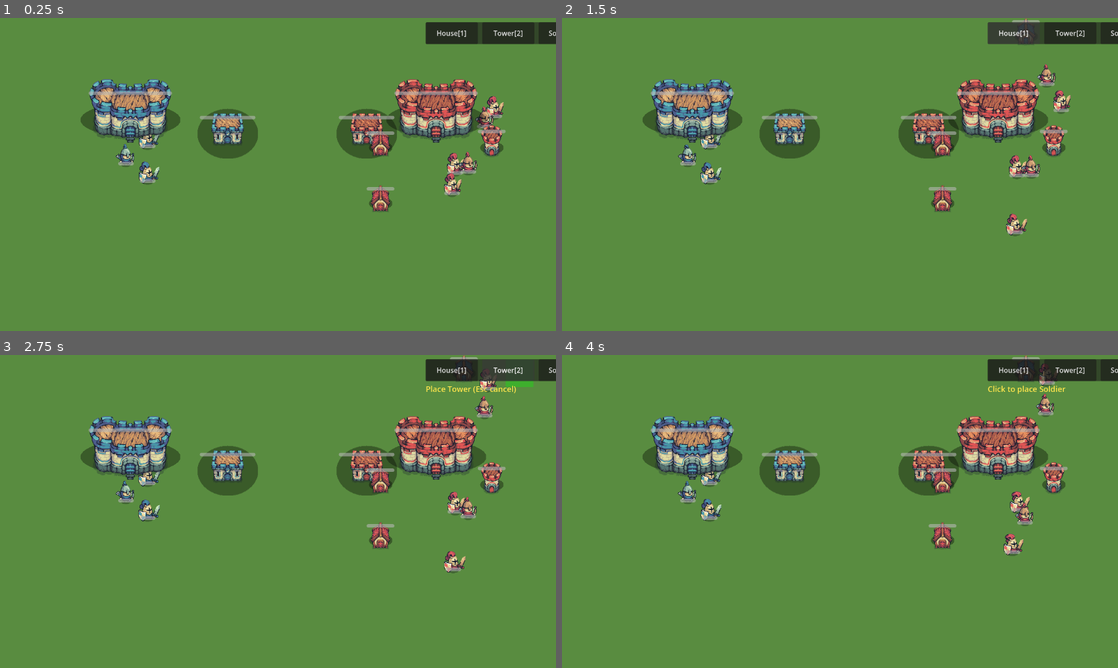
Above: before the commit, frames 1-4 (two rows, left to right).
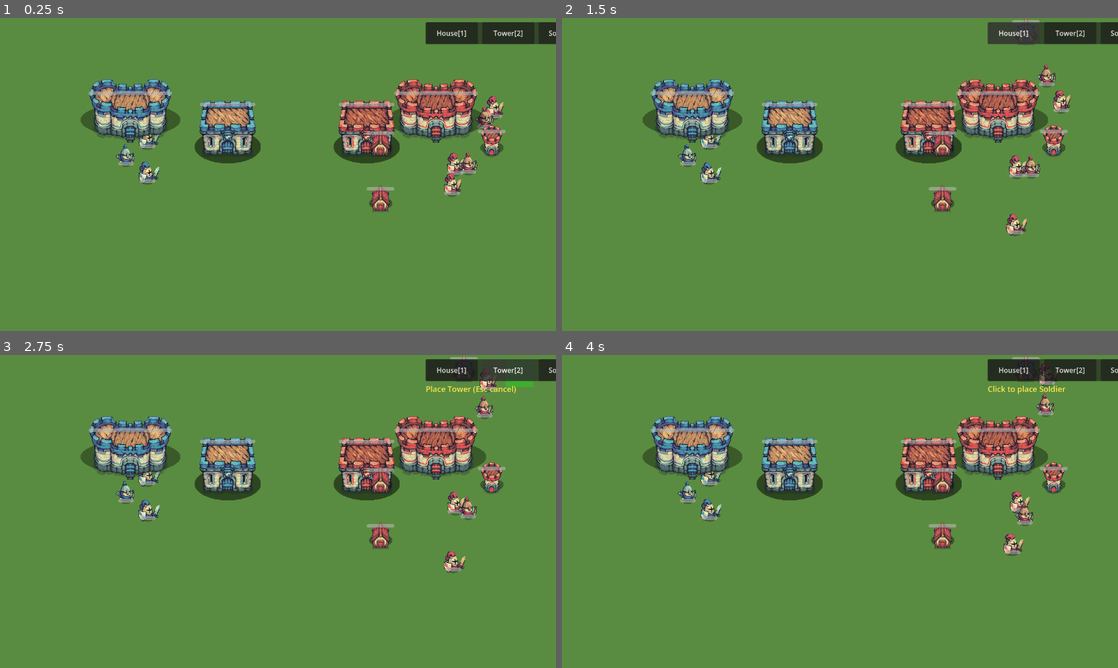
Above: after the commit, the same moments.

Repository: IguanaYu/godot_rts_start
Game: Godot game, scene res://scenes/main.tscn
The game is run twice, just before and just after one commit, with the same random seed, the same clock (stepped at 60 frames per second) and the same inputs.
Inputs (mouse positions are in pixels of both pictures, inside the frame that each line leads up to):
- Up to frame 1 (0.25 s): no input
- Up to frame 2 (1.5 s): tap Enter at 0.5 s; move the mouse to (962, 158) at 0.52 s; tap 1 at 0.6 s; click (962, 158) at 0.67 s; click "House[1]" at 1.25 s
- Up to frame 3 (2.75 s): click "Tower[2]" at 2 s
- Up to frame 4 (4 s): move the mouse to (728, 527) at 2.77 s; hold S 2.78-3.53 s; tap 2 at 2.85 s; move the mouse to (895, 442) at 3.52 s; tap 3 at 3.6 s

The runs differ from the first frame. In frame 1, 3.5% of the frame differs, in the area x 34-72%, y 26-47%; in frame 2, 3.5%; in frame 3, 3.5%; in frame 4, 3.5%.

Commit message:
修改了部分角色的贴图、阴影位置

Diff:
--- a/scenes/barracks.tscn
+++ b/scenes/barracks.tscn
@@ -5,10 +5,14 @@
 
 [node name="Barracks" unique_id=759152347 instance=ExtResource("base")]
 building_type = 3
-shadow_scale_x = 1.1
-shadow_scale_y = 0.9
-sprite_lift_ratio = 0.18
+shadow_scale_x = 1.2
+shadow_scale_y = 0.6
+shadow_alpha = 0.5
+shadow_offset_y = 30.0
+sprite_scale_x = 0.7
+sprite_scale_y = 0.7
 
 [node name="BodySprite" parent="." index="2" unique_id=356943588]
-position = Vector2(0, -18.432001)
+position = Vector2(0, -26.88)
+scale = Vector2(0.7, 0.7)
 texture = ExtResource("2_lery3")
--- a/scenes/unit.tscn
+++ b/scenes/unit.tscn
@@ -1,21 +1,24 @@
-[gd_scene load_steps=2 format=3 uid="uid://bxunit0001"]
+[gd_scene format=3 uid="uid://bxunit0001"]
 
-[ext_resource type="Script" path="res://scripts/unit.gd" id="unit_script"]
+[ext_resource type="Texture2D" uid="uid://uwmjnao0x165" path="res://assets/units/blue_warrior/Warrior_Idle.png" id="2_k673f"]
+[ext_resource type="Script" uid="uid://fjmqlor3rasr" path="res://scripts/unit.gd" id="unit_script"]
 
 [sub_resource type="CircleShape2D" id="CircleShape2D_1"]
 radius = 16.0
 
-[node name="Unit" type="CharacterBody2D"]
+[node name="Unit" type="CharacterBody2D" unique_id=460682109]
 script = ExtResource("unit_script")
 
-[node name="CollisionShape2D" type="CollisionShape2D" parent="."]
+[node name="CollisionShape2D" type="CollisionShape2D" parent="." unique_id=1301662309]
 shape = SubResource("CircleShape2D_1")
 
-[node name="BodySprite" type="Sprite2D" parent="."]
+[node name="BodySprite" type="Sprite2D" parent="." unique_id=640436808]
+position = Vector2(0, -20)
 scale = Vector2(0.3, 0.3)
-hframes = 6
+texture = ExtResource("2_k673f")
+hframes = 8
 
-[node name="SelectionRing" type="ColorRect" parent="."]
+[node name="SelectionRing" type="ColorRect" parent="." unique_id=1867120877]
 visible = false
 offset_left = -20.0
 offset_top = -20.0
@@ -23,20 +26,19 @@
 offset_bottom = 20.0
 color = Color(0, 1, 0.3, 0.35)
 
-[node name="HPBar" type="ProgressBar" parent="."]
+[node name="HPBar" type="ProgressBar" parent="." unique_id=43602349]
 offset_left = -18.0
 offset_top = -28.0
 offset_right = 18.0
 offset_bottom = -20.0
-max_value = 100.0
 value = 100.0
 show_percentage = false
 
-[node name="NavigationAgent2D" type="NavigationAgent2D" parent="."]
+[node name="NavigationAgent2D" type="NavigationAgent2D" parent="." unique_id=2129303765]
 avoidance_enabled = true
 radius = 16.0
 
-[node name="AggroLine" type="Line2D" parent="."]
+[node name="AggroLine" type="Line2D" parent="." unique_id=1137931396]
 visible = false
 width = 2.0
 default_color = Color(1, 0.3, 0.3, 0.7)
Not shown, added: .claude/settings.local.json
